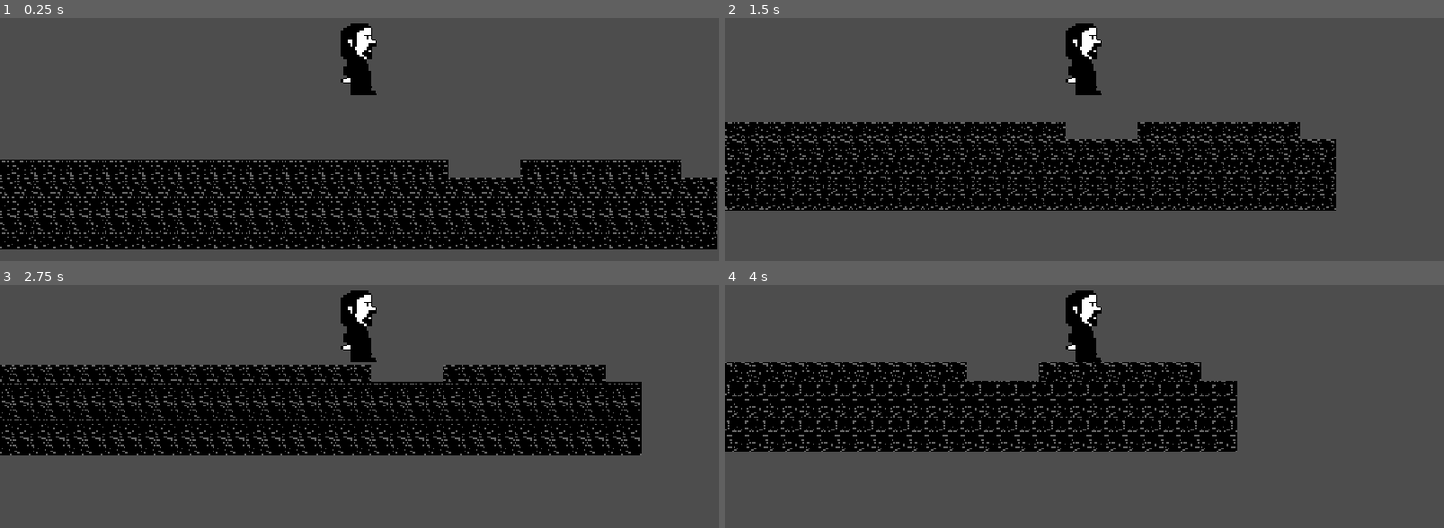
Above: before the commit, frames 1-4 (two rows, left to right).
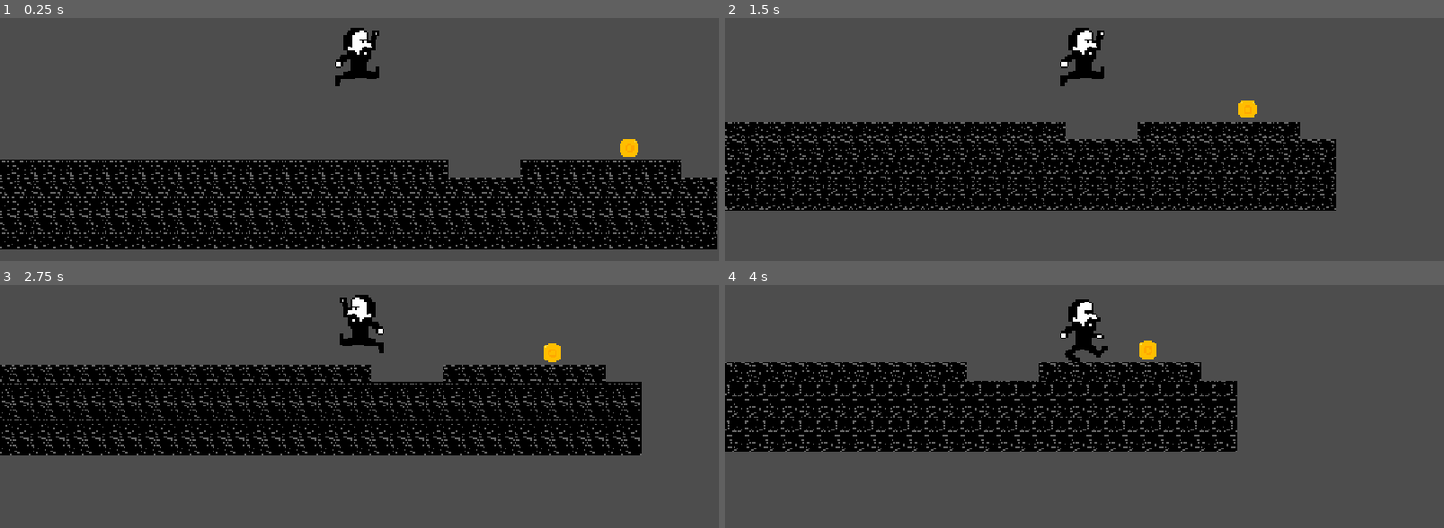
Above: after the commit, the same moments.

Repository: simonsablowski/jumpquest2d
Game: Godot game, scene res://scenes/Main.tscn
The game is run twice, just before and just after one commit, with the same random seed, the same clock (stepped at 60 frames per second) and the same inputs.
Inputs:
- Up to frame 1 (0.25 s): no input
- Up to frame 2 (1.5 s): hold Right (move_right) from 0.53 s (still down); tap Space (jump) at 0.6, 0.77, 1.07, 1.35 s
- Up to frame 3 (2.75 s): tap Space (jump) at 1.52, 1.82, 2.1 s; release Right (move_right) at 2.03 s; hold Left (move_left) from 2.03 s (still down)
- Up to frame 4 (4 s): release Left (move_left) at 2.78 s; hold Right (move_right) from 2.78 s (still down); tap Space (jump) at 2.85, 3.02, 3.32, 3.6, 3.77 s

The runs differ from the first frame. In frame 1, 0.9% of the frame differs, in the area x 46-89%, y 2-58%; in frame 2, 0.9%; in frame 3, 0.9%; in frame 4, 1.0%, in the area x 46-60%, y 2-32%.

Commit message:
v0.2 Münzen und Player-Animation eingebaut

Diff:
--- /dev/null
+++ b/scenes/Coin.tscn
@@ -0,0 +1,16 @@
+[gd_scene load_steps=4 format=3 uid="uid://d0l45j2bap20w"]
+
+[ext_resource type="Texture2D" uid="uid://bunryawrm1hjm" path="res://assets/sprites/coin.png" id="1_owubc"]
+[ext_resource type="Script" path="res://scripts/Coin.gd" id="2_coin_script"]
+
+[sub_resource type="CircleShape2D" id="CircleShape2D_kyq3r"]
+radius = 19.0
+
+[node name="Coin" type="Area2D"]
+script = ExtResource("2_coin_script")
+
+[node name="Sprite2D" type="Sprite2D" parent="."]
+texture = ExtResource("1_owubc")
+
+[node name="CollisionShape2D" type="CollisionShape2D" parent="."]
+shape = SubResource("CircleShape2D_kyq3r")
--- a/scenes/Ground.tscn
+++ /dev/null
@@ -1,20 +0,0 @@
-[gd_scene load_steps=3 format=3 uid="uid://dykl70jge28hq"]
-
-[ext_resource type="Texture2D" uid="uid://pgt7523inpoo" path="res://assets/sprites/ground.png" id="1_ywuge"]
-
-[sub_resource type="RectangleShape2D" id="RectangleShape2D_520o0"]
-size = Vector2(1280, 32)
-
-[node name="Ground" type="StaticBody2D"]
-
-[node name="TextureRect" type="TextureRect" parent="."]
-offset_left = -640.0
-offset_top = -16.0
-offset_right = 640.0
-offset_bottom = 16.0
-texture = ExtResource("1_ywuge")
-stretch_mode = 1
-metadata/_edit_use_anchors_ = true
-
-[node name="CollisionShape2D" type="CollisionShape2D" parent="."]
-shape = SubResource("RectangleShape2D_520o0")
--- a/scenes/Main.tscn
+++ b/scenes/Main.tscn
@@ -1,9 +1,19 @@
-[gd_scene load_steps=3 format=4 uid="uid://dwa4gxq3dx0q1"]
+[gd_scene load_steps=4 format=4 uid="uid://dwa4gxq3dx0q1"]
 
 [ext_resource type="PackedScene" uid="uid://c8yc14ejgrujg" path="res://scenes/Player.tscn" id="1_elqb8"]
 [ext_resource type="PackedScene" uid="uid://dd2nn01whekl5" path="res://scenes/Tiles.tscn" id="2_rvslj"]
+[ext_resource type="PackedScene" uid="uid://d0l45j2bap20w" path="res://scenes/Coin.tscn" id="3_0bbpv"]
 
 [node name="Main" type="Node2D"]
+
+[node name="UI" type="CanvasLayer" parent="."]
+
+[node name="ScoreLabel" type="Label" parent="UI"]
+offset_left = -618.0
+offset_top = -344.0
+offset_right = -557.0
+offset_bottom = -321.0
+text = "Score: 0"
 
 [node name="Player" parent="." instance=ExtResource("1_elqb8")]
 scale = Vector2(4, 4)
@@ -11,3 +21,6 @@
 [node name="TileMapLayer" parent="." instance=ExtResource("2_rvslj")]
 position = Vector2(221.68251, 14.371338)
 tile_map_data = PackedByteArray("AADl/wYAAAAAAAAAAADm/wYAAAAAAAAAAADn/wYAAAAAAAAAAADo/wYAAAAAAAAAAADp/wYAAAAAAAAAAADq/w …(3024 unchanged characters)…
+
+[node name="Coin" parent="." instance=ExtResource("3_0bbpv")]
+position = Vector2(480, 185)
--- a/scenes/Player.tscn
+++ b/scenes/Player.tscn
@@ -1,7 +1,53 @@
-[gd_scene load_steps=4 format=3 uid="uid://c8yc14ejgrujg"]
+[gd_scene load_steps=9 format=3 uid="uid://c8yc14ejgrujg"]
 
 [ext_resource type="Texture2D" uid="uid://d1e35onkp7e1x" path="res://assets/sprites/player.png" id="1_p0vlq"]
 [ext_resource type="Script" uid="uid://dlq0wsyohk47s" path="res://scripts/Player.gd" id="1_v6fml"]
+
+[sub_resource type="AtlasTexture" id="AtlasTexture_idle"]
+atlas = ExtResource("1_p0vlq")
+region = Rect2(0, 0, 32, 32)
+
+[sub_resource type="AtlasTexture" id="AtlasTexture_jump"]
+atlas = ExtResource("1_p0vlq")
+region = Rect2(0, 32, 32, 32)
+
+[sub_resource type="AtlasTexture" id="AtlasTexture_run1"]
+atlas = ExtResource("1_p0vlq")
+region = Rect2(0, 0, 32, 32)
+
+[sub_resource type="AtlasTexture" id="AtlasTexture_run2"]
+atlas = ExtResource("1_p0vlq")
+region = Rect2(32, 0, 32, 32)
+
+[sub_resource type="SpriteFrames" id="SpriteFrames_player"]
+animations = [{
+"frames": [{
+"duration": 1.0,
+"texture": SubResource("AtlasTexture_idle")
+}],
+"loop": true,
+"name": &"idle",
+"speed": 5.0
+}, {
+"frames": [{
+"duration": 1.0,
+"texture": SubResource("AtlasTexture_jump")
+}],
+"loop": false,
+"name": &"jump",
+"speed": 5.0
+}, {
+"frames": [{
+"duration": 1.0,
+"texture": SubResource("AtlasTexture_run1")
+}, {
+"duration": 1.0,
+"texture": SubResource("AtlasTexture_run2")
+}],
+"loop": true,
+"name": &"run",
+"speed": 10.0
+}]
 
 [sub_resource type="RectangleShape2D" id="RectangleShape2D_p0vlq"]
 size = Vector2(16, 32)
@@ -9,8 +55,9 @@
 [node name="Player" type="CharacterBody2D"]
 script = ExtResource("1_v6fml")
 
-[node name="Sprite2D" type="Sprite2D" parent="."]
-texture = ExtResource("1_p0vlq")
+[node name="AnimatedSprite2D" type="AnimatedSprite2D" parent="."]
+sprite_frames = SubResource("SpriteFrames_player")
+animation = &"idle"
 
 [node name="CollisionShape2D" type="CollisionShape2D" parent="."]
 shape = SubResource("RectangleShape2D_p0vlq")
--- /dev/null
+++ b/scripts/Coin.gd
@@ -0,0 +1,12 @@
+extends Area2D
+
+func _ready():
+	# Connect the body_entered signal to our own handler
+	body_entered.connect(_on_body_entered)
+
+func _on_body_entered(body):
+	# Check if the body that entered is the Player
+	if body.is_in_group("player") or body.name == "Player":
+		# Call the player's collect_coin method
+		if body.has_method("collect_coin"):
+			body.collect_coin(self)
--- a/scripts/Player.gd
+++ b/scripts/Player.gd
@@ -3,6 +3,14 @@
 @export var speed := 200
 @export var jump_force := 400
 @export var gravity := 800
+
+var score := 0
+
+@onready var animated_sprite := $AnimatedSprite2D
+
+func _ready():
+	# Add player to "player" group for easy identification
+	add_to_group("player")
 
 func _physics_process(delta):
 	velocity.y += gravity * delta
@@ -19,3 +27,24 @@
 		velocity.y = -jump_force
 
 	move_and_slide()
+
+	update_animation(direction)
+
+func update_animation(direction):
+	if direction != 0:
+		animated_sprite.flip_h = direction < 0
+
+	if not is_on_floor():
+		animated_sprite.play("jump")
+	elif direction != 0:
+		animated_sprite.play("run")
+	else:
+		animated_sprite.play("idle")
+
+func collect_coin(coin):
+	score += 1
+	update_score_label()
+	coin.queue_free()
+
+func update_score_label():
+	get_node("../UI/ScoreLabel").text = "Score: %d" % score
Binary file added: assets/sprites/coin.png
Not shown, added: assets/sprites/coin.png.import
Binary file changed: assets/sprites/player.png
Not shown, added: scripts/Coin.gd.uid
